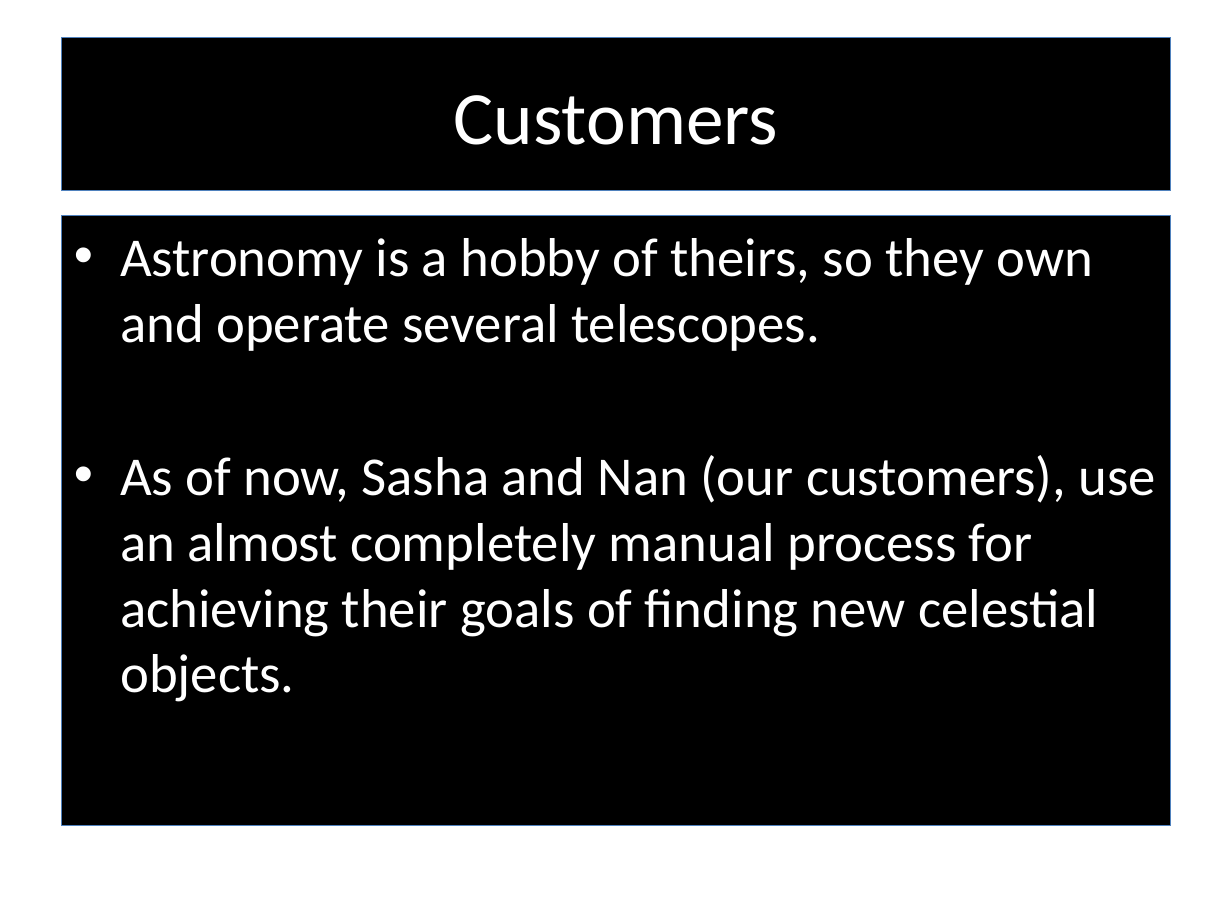
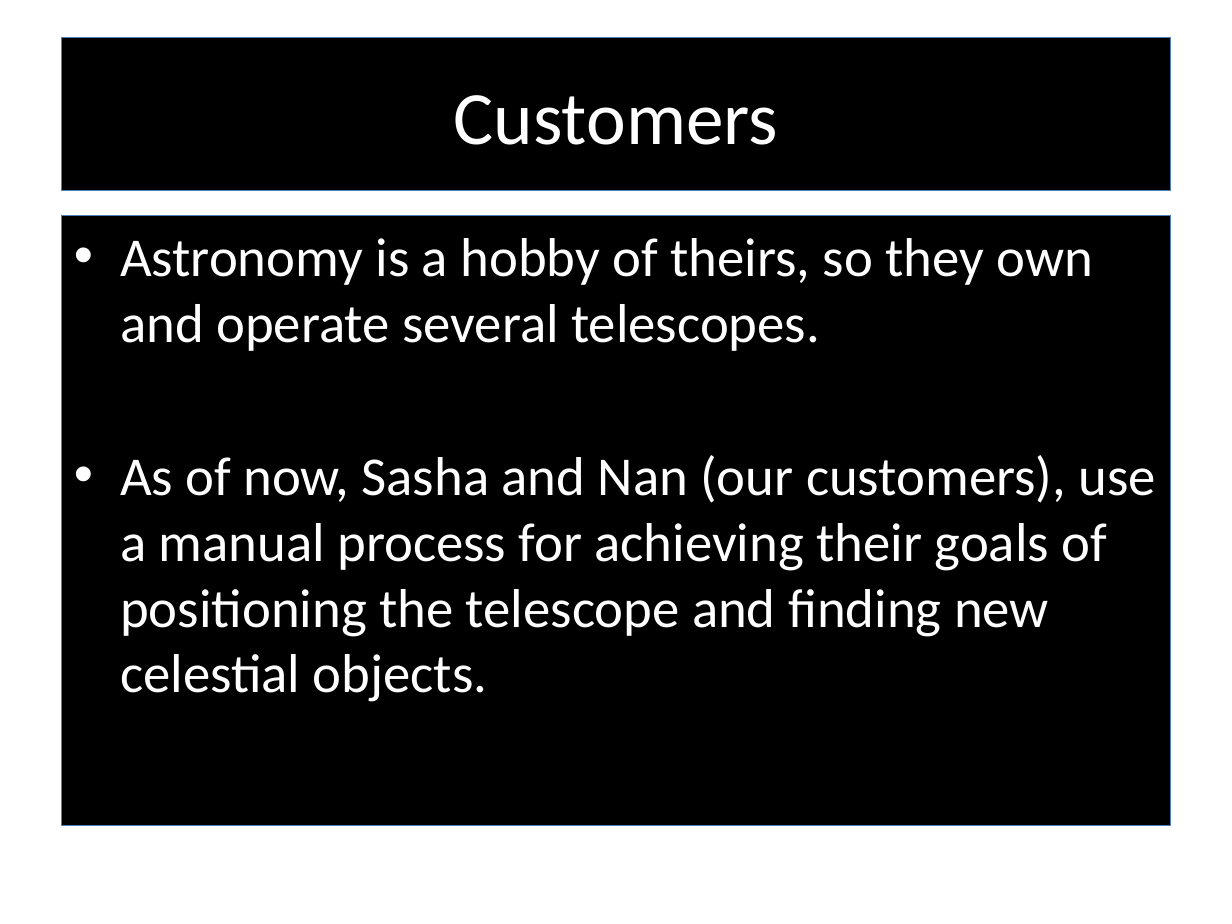
Before and after one commit to RedTeamCOSC470/Documentation, a slide deck: slide 5 of Stargazer.pptx. Drawn at 1232x924 pixels with LibreOffice and Linux fonts; fonts in the diff are those of the drawing; background and template pictures are left out. Boxes give left, top, right and bottom in pixels: in the first picture for what was removed or moved away, otherwise in the second. Text is boxed around its words. In the diff, an @@ line names an element or a change of style, - is before the commit and + after.

```diff
--- a/Stargazer.pptx
+++ b/Stargazer.pptx
@@ text at (120, 455, 1156, 702): text changed @@
-• As of now, Sasha and Nan (our customers), use an almost completely manual process for achieving their goals of finding new celestial objects.
+• As of now, Sasha and Nan (our customers), use a manual process for achieving their goals of positioning the telescope and finding new celestial objects.
```
Also in this commit, not shown: 2 other slides changed, 1 slide added, 1 slide removed, 2 other files.
